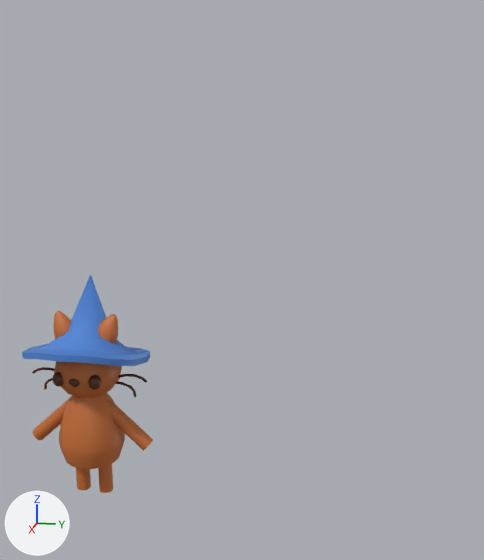
An edit to the FBX model Assets/Models/Player_cat.fbx, drawn before and after from the same camera.
Before and after are seen from a 50 mm camera at (3.44, 0.37, 2.21) aimed at (-0.03, -0.32, 1.34). The axes (+X, +Y, +Z) are drawn at lower left. The lights are the same throughout. Where no turn or scale is listed for an object, it has been applied to the vertices.

Objects in the first picture: 'Cat_arms', 'Cat_body', 'Cat_ears', 'Cat_eyes', 'Cat_hat', 'Cat_head', 'Cat_legs', 'Cat_nose', 'Cat_whiskers'.
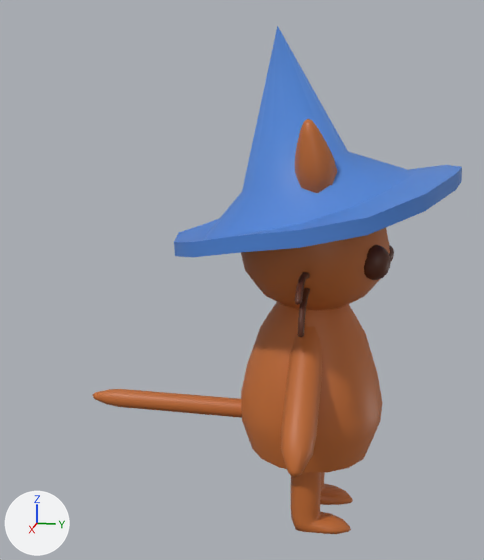
Commit message: f _ cat

Where the newer file only moved an object's origin or applied its transform, the numbers keep the older frame.

Changed parts and their boxes [x1, y1, x2, y2] in the pictures (484 x 560 px; the box of a moved part takes in the faces that stretch with it):
'Cat_hat', mesh turned
    before: [22, 274, 150, 366]
    after: [174, 26, 462, 257]
'Cat_body', mesh turned
    before: [59, 392, 125, 469]
    after: [241, 302, 382, 472]
'Cat_head', mesh turned
    before: [54, 361, 122, 398]
    after: [241, 228, 390, 310]
'Cat_arms', reshaped, moved, turned
    before: [33, 396, 153, 451]
    after: [281, 324, 322, 478]
'Cat_legs', reshaped, moved, turned
    before: [76, 464, 113, 493]
    after: [291, 472, 353, 534]
'Cat_ears', reshaped, moved, turned
    before: [54, 311, 118, 344]
    after: [295, 119, 337, 193]
'Cat_tail', added (orange)
    after: [92, 389, 242, 418]
'Cat_eyes', mesh turned
    before: [52, 372, 101, 390]
    after: [364, 240, 391, 280]
'Cat_whiskers', reshaped, moved, turned
    before: [32, 367, 147, 397]
    after: [295, 272, 310, 337]
'Cat_nose', mesh turned
    before: [68, 379, 80, 387]
    after: [389, 245, 394, 263]
part 4 of me_cylinder_021, deleted
    before: [98, 464, 113, 493]
part 5 of me_cylinder_021, built on
    before: [76, 468, 91, 491]
    after: [291, 472, 353, 534]
part 7 of me_cylinder_023, added
    after: [295, 272, 310, 337]
part 8 of me_cylinder_023, deleted
    before: [115, 374, 147, 397]
part 9 of me_cylinder_023, deleted
    before: [32, 367, 55, 390]
part 10 of me_cylinder_022, added (orange)
    after: [281, 324, 322, 478]
part 11 of me_cylinder_022, deleted
    before: [33, 396, 153, 451]
part 13 of me_cylinder_024, moved or reshaped (not visible afterwards)
    before: [98, 314, 118, 344]
part 14 of me_cylinder_024, moved or reshaped
    before: [54, 311, 71, 339]
    after: [295, 119, 337, 193]

What changed in the scene script:
```text
Change me_cylinder_022:
    used by ob_cat_arms; location = (0.0, -1.029, 0.458); rotation_euler = (1.571, 0.0, 0.0), in degrees (90, 0, 0); scale = (0.01, 0.01, 0.01)
    remove me_cylinder_022.from_pydata(...)  # 40 vertices, 22 faces; spans x -3.9..3.9, y -17.0..14.6, z -18.1..57.9
    add me_cylinder_022.from_pydata(...)  # 222 vertices, 220 faces; spans x -1.2..15.2, y 61.6..120.7, z -72.5..72.5
    me_cylinder_022 part 10: 222 vertices added at x -1.2..15.2, y 61.6..120.7, z -72.5..72.5
    me_cylinder_022 part 11: 40 vertices removed from x -3.9..3.9, y -17.0..14.6, z -18.1..57.9
Change me_cylinder_003:
    where me_cylinder_003.from_pydata(...)  # 74 vertices, 80 faces; spans x -0.365..0.354, y -0.361..0.361, z -0.086..0.468
    me_cylinder_003 part 2: the whole mesh is turned 90 degrees about the z axis through its middle and scaled by 2, then moved by (0.005, 1.287, 1.039)
Change me_sphere_001:
    where me_sphere_001.from_pydata(...)  # 97 vertices, 96 faces; spans x -0.191..0.191, y -0.191..0.191, z -0.169..0.12
    me_sphere_001 part 1: the whole mesh is turned 90 degrees about the z axis through its middle and scaled by 2, then moved by (0.0, 1.298, 0.749)
Change me_cylinder_024:
    where me_cylinder_024.from_pydata(...)  # 132 vertices, 136 faces; spans x -4.5..5.8, y -11.1..8.9, z -6.0..33.5
    used by ob_cat_ears; location = (0.002, -1.091, 1.021); rotation_euler = (1.571, 0.0, 0.0), in degrees (90, 0, 0); scale = (0.01, 0.01, 0.01)
    me_cylinder_024 part 13: the loose piece of 66 vertices spanning x -4.5..5.8, y -11.1..8.9, z -6.0..9.3 is scaled about its middle by 2, then moved by (8.9, 200.4, -27.7)
    me_cylinder_024 part 14: the loose piece of 66 vertices spanning x -4.5..5.8, y -11.1..8.9, z 18.2..33.5 is scaled about its middle by 2, then moved by (8.9, 200.4, 0.3)
Change me_sphere_014:
    where me_sphere_014.from_pydata(...)  # 516 vertices, 576 faces; spans x -0.036..0.036, y -0.25..0.036, z -0.043..0.043
    me_sphere_014 part 12: the whole mesh is turned 90 degrees about the z axis through its middle and scaled by 2, then moved by (-0.156, 1.611, 0.76)
Change me_sphere_007:
    where me_sphere_007.from_pydata(...)  # 130 vertices, 144 faces; spans x -0.0173..0.0173, y -0.0357..0.0357, z -0.0295..0.0214
    me_sphere_007 part 6: the whole mesh is turned 90 degrees about the z axis through its middle and scaled by 2, then moved by (-0.1849, 1.6687, 0.7588)
Change me_cylinder_001:
    where me_cylinder_001.from_pydata(...)  # 105 vertices, 96 faces; spans x -0.194..0.194, y -0.194..0.194, z -0.241..0.2
    me_cylinder_001 part 3: the whole mesh is turned 90 degrees about the z axis through its middle and scaled by 2, then moved by (0.0, 1.298, 0.435)
Change me_cylinder_023:
    used by ob_cat_whiskers; location = (0.0, -1.04, 0.694); rotation_euler = (1.571, 0.0, 0.0), in degrees (90, 0, 0); scale = (0.01, 0.01, 0.01)
    remove me_cylinder_023.from_pydata(...)  # 196 vertices, 192 faces; spans x -0.7..0.7, y -7.6..6.5, z -17.1..54.6
    add me_cylinder_023.from_pydata(...)  # 324 vertices, 320 faces; spans x 5.6..8.5, y 123.6..151.8, z -71.7..71.7
    me_cylinder_023 part 7: 162 vertices added at x 5.6..8.5, y 123.6..151.8, z 24.6..71.7
    me_cylinder_023 part 8: 98 vertices removed from x -0.7..0.7, y -7.6..6.5, z -17.1..6.5
    me_cylinder_023 part 9: 98 vertices removed from x -0.7..0.7, y -7.6..6.5, z 31.1..54.6
Change me_cylinder_021:
    used by ob_cat_legs; location = (0.0, -1.155, 0.167); rotation_euler = (1.571, 0.0, 0.0), in degrees (90, 0, 0); scale = (0.01, 0.01, 0.01)
    remove me_cylinder_021.from_pydata(...)  # 40 vertices, 22 faces; spans x -4.1..4.1, y -17.1..17.1, z -4.1..18.7
    add me_cylinder_021.from_pydata(...)  # 282 vertices, 280 faces; spans x -1.2..32.2, y -0.4..67.5, z -22.5..22.5
    me_cylinder_021 part 4: the loose piece of 20 vertices spanning x -4.1..4.1, y -17.1..17.1, z -4.1..4.1 is deleted
    me_cylinder_021 part 5: 20 vertices removed from x -4.1..4.1, y -17.1..17.1, z 10.5..18.7; 282 vertices added at x -1.2..32.2, y -0.4..67.5, z -22.5..22.5
Change ob_cat_arms:
    ob_cat_arms.location: (0.0, -1.029, 0.458) -> (0.0, 0.0, 0.0)
    ob_cat_arms.rotation_euler: (1.571, 0.0, 0.0) -> (1.571, 0.0, 1.571)  # degrees (90, 0, 0) -> degrees (90, 0, 90)
Change ob_cat_ears:
    ob_cat_ears.location: (0.002, -1.091, 1.021) -> (0.0, 0.0, 0.0)
    ob_cat_ears.rotation_euler: (1.571, 0.0, 0.0) -> (1.571, 0.0, 1.571)  # degrees (90, 0, 0) -> degrees (90, 0, 90)
Change ob_cat_whiskers:
    ob_cat_whiskers.location: (0.0, -1.04, 0.694) -> (0.0, 0.0, 0.0)
    ob_cat_whiskers.rotation_euler: (1.571, 0.0, 0.0) -> (1.571, 0.0, 1.571)  # degrees (90, 0, 0) -> degrees (90, 0, 90)
Change ob_cat_legs:
    ob_cat_legs.location: (0.0, -1.155, 0.167) -> (0.0, 0.0, 0.0)
    ob_cat_legs.rotation_euler: (1.571, 0.0, 0.0) -> (1.571, 0.0, 1.571)  # degrees (90, 0, 0) -> degrees (90, 0, 90)
Add ob_cat_tail:
    ob_cat_tail = bpy.data.objects.new('Cat_tail', me_cylinder_018)  # 81 vertices, 81 faces; spans x -0.051..0.051, y -1.213..-0.232, z 0.552..0.658; in mat_cat_fur (orange #c36c31)
    ob_cat_tail.location = (0.0, 0.0, 0.0)
```
